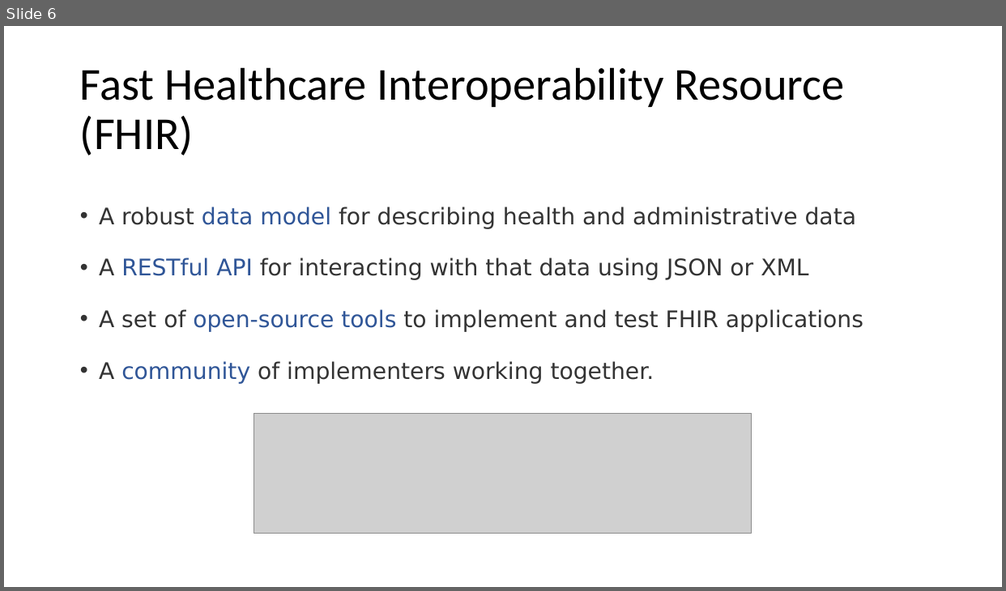
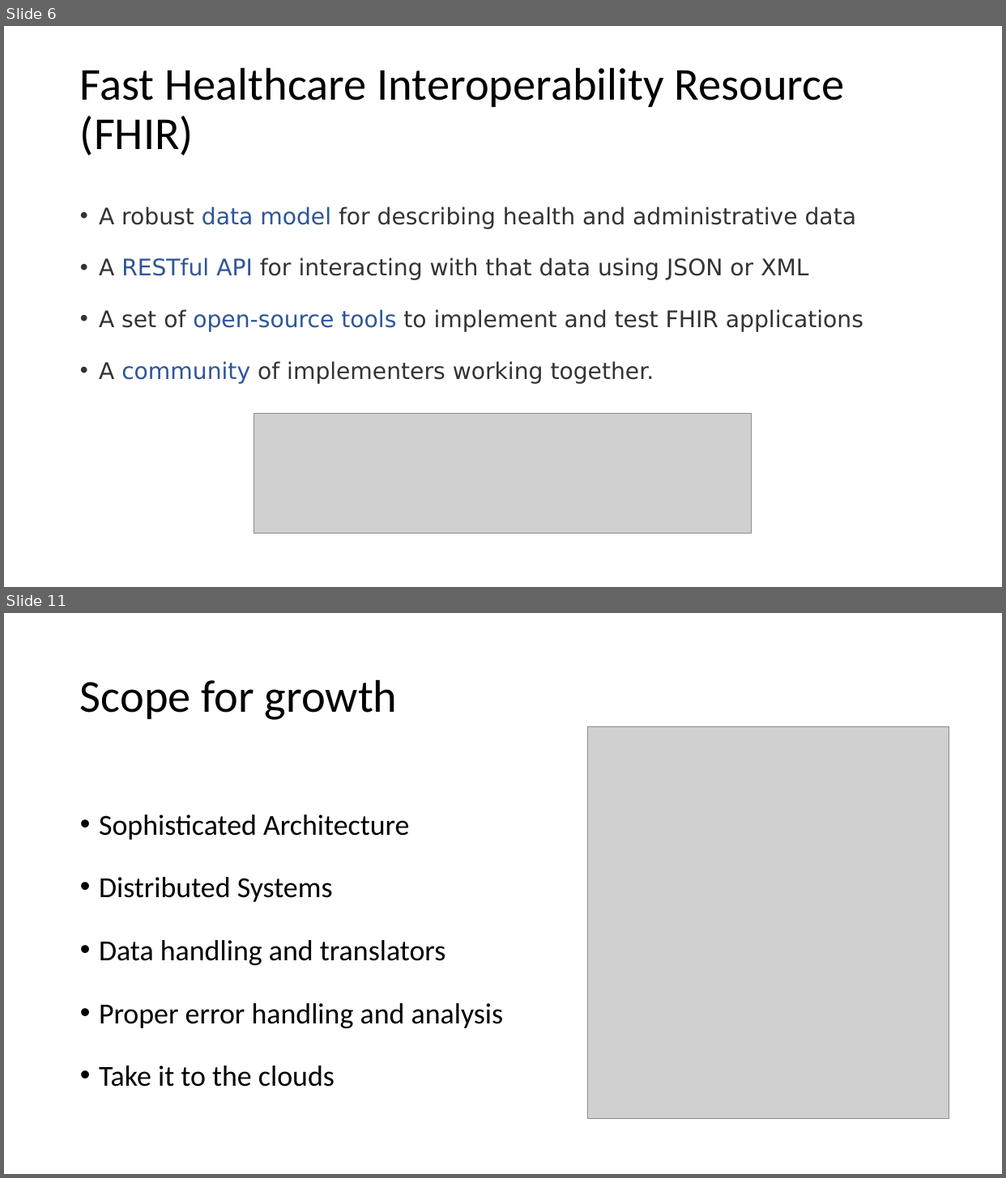
Before and after one commit to sharvkk/cotiviti-summer-internship, a slide deck: Interoperability Technology in Healthcare.pptx. Shown one above the other, each under a label of ours: slide 6 before the commit, slides 6 and 11 after it; the slides between them are not shown. The pictures are 1006x591 and 1006x1178 pixels, drawn with LibreOffice and Linux fonts; fonts in the diff are those of the drawing; grey boxes stand for pictures. Boxes give left, top, right and bottom in pixels: in the first picture for what was removed or moved away, otherwise in the second. Text is boxed around its words. In the diff, an @@ line names an element or a change of style, - is before the commit and + after.

```diff
--- a/Interoperability Technology in Healthcare.pptx
+++ b/Interoperability Technology in Healthcare.pptx
@@ slide 11 added at (4,613,1002,1174), background #FFFFFF @@
@@ title added at (80,679,398,720), 44 pt, text #000000 @@
+Scope for growth
@@ picture added at (588,727,948,1119) @@
@@ text added at (99,815,504,1087), 28 pt, text #000000 @@
+• Sophisticated Architecture
+• Distributed Systems
+• Data handling and translators
+• Proper error handling and analysis
+• Take it to the clouds
```
Also in this commit, not shown: 4 slides changed, 6 other slides added.
